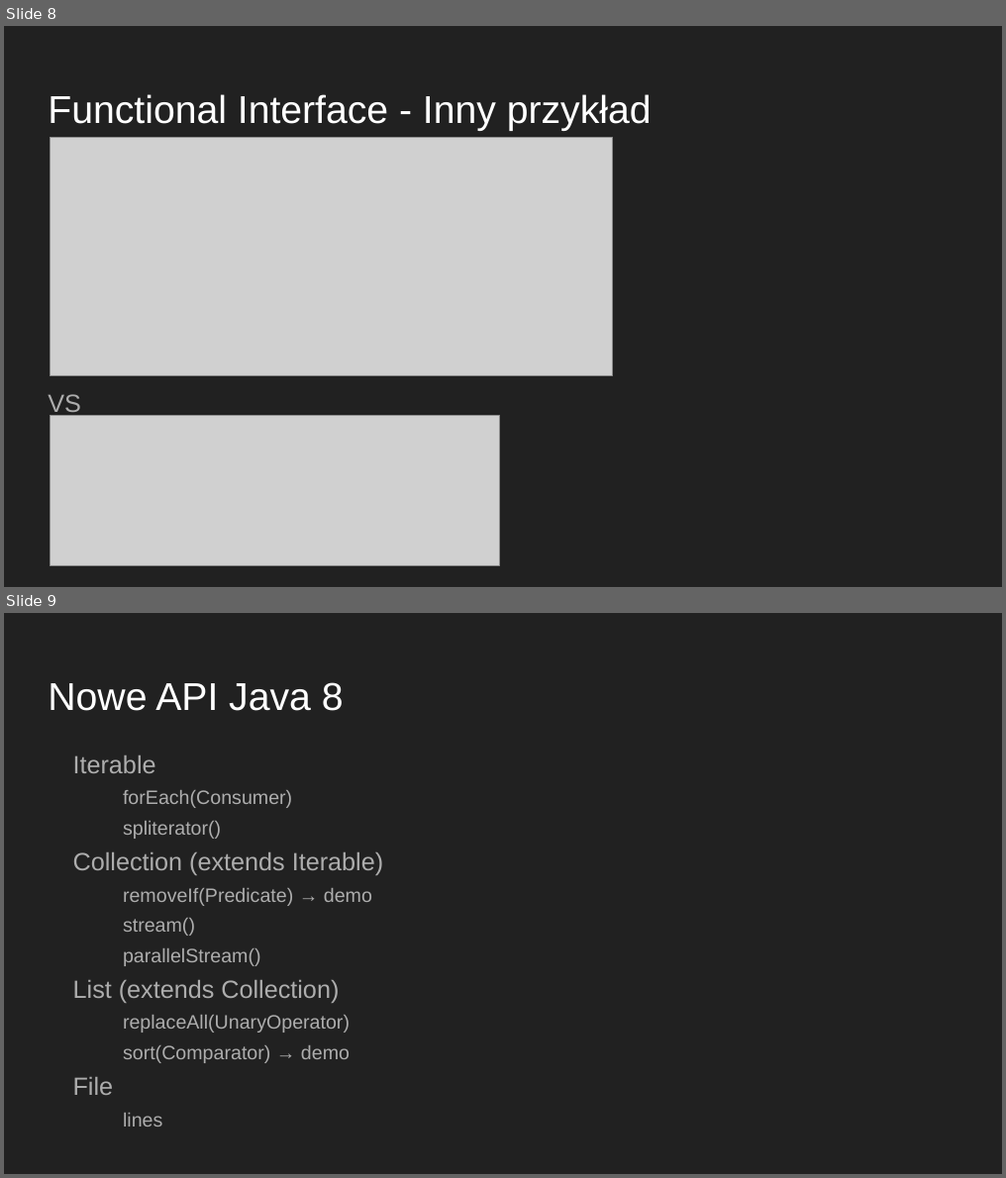
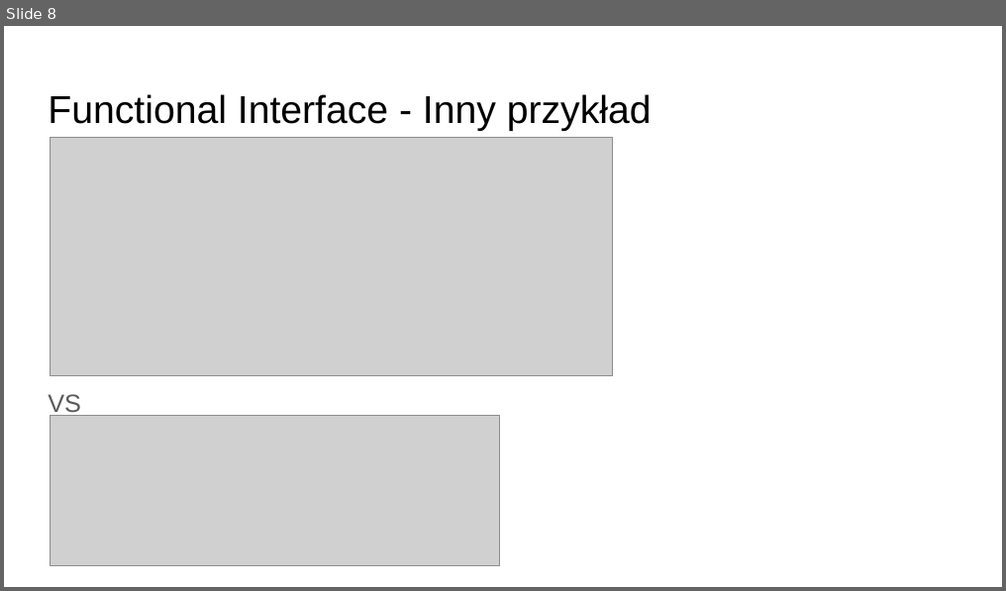
Before and after one commit to jkornacki/java8Lambda, a slide deck: Java8.pptx. Shown one above the other, each under a label of ours: slides 8 and 9 before the commit, slide 8 after it. The pictures are 1006x1178 and 1006x591 pixels, drawn with LibreOffice and Linux fonts; fonts in the diff are those of the drawing; grey boxes stand for pictures. Boxes give left, top, right and bottom in pixels: in the first picture for what was removed or moved away, otherwise in the second. Text is boxed around its words. In the diff, an @@ line names an element or a change of style, - is before the commit and + after.

```diff
--- a/Java8.pptx
+++ b/Java8.pptx
@@ slide 9 removed at [4,613,1002,1174], background #212121 @@
@@ title removed at [48,682,344,711] @@
-Nowe API Java 8
@@ text removed at [73,756,383,1095] @@
-Iterable
-  forEach(Consumer)
-  spliterator()
-Collection (extends Iterable)
-  removeIf(Predicate) → demo
-  stream()
-  parallelStream()
-List (extends Collection)
-  replaceAll(UnaryOperator)
-  sort(Comparator) → demo
-File
-  lines
@@ slide 8 changed as well @@
@@ background #212121 to #FFFFFF @@
@@ title "Functional Interface - Inny przykład" at [48,94,651,131]: text colour #FFFFFF to #000000 @@
@@ text "VS" at [48,394,81,418]: text colour #ADADAD to #595959 @@
```
Also in this commit, not shown: 9 other slides changed, 13 slides added, 1 other slide removed, 4 other files.
